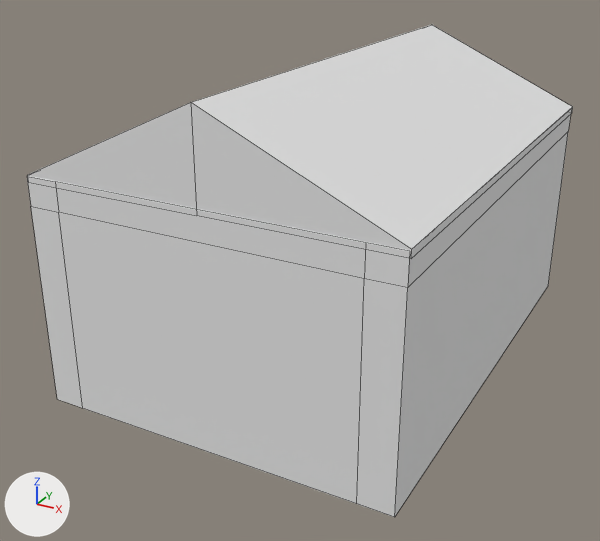
The Blender file working/subahu/Garage/Garage.blend, before and after one commit.
Camera for both pictures: a 50 mm camera at (10.62, -21.73, 12.92) aimed at (-0.65, -1.24, 2.67). Every picture has the same lights, and +X, +Y and +Z are marked at lower left. Mesh edges are drawn as thin lines.

In view in the first picture: 'Garage', 'ceiling'.
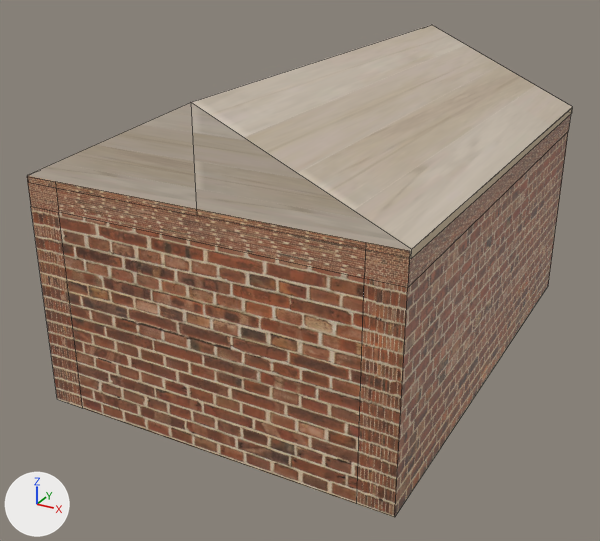
Edits to the bpy script that builds the scene:
```text
Add img_marble_tile_flooring_texture_with_marble_beige_tile_texture_ske:
    img_marble_tile_flooring_texture_with_marble_beige_tile_texture_ske = load_image('marble-tile-flooring-texture-with-marble-beige-tile-texture-ske', '_unpacked/marble-tile-flooring-texture-with-marble-beige-tile-texture-sketchup-warehouse-type02.jpg', 720, 465, 'sRGB')
Add img_bricktext_jpg:
    img_bricktext_jpg = load_image('brickText.jpg', '_unpacked/brickText.jpg', 1024, 647, 'sRGB')
Add mat_marble_tile_flooring_texture_with_marble_beige_tile_texture_ske:
    mat_marble_tile_flooring_texture_with_marble_beige_tile_texture_ske = principled_material('marble-tile-flooring-texture-with-marble-beige-tile-texture-ske')
    mat_marble_tile_flooring_texture_with_marble_beige_tile_texture_ske.texture = img_marble_tile_flooring_texture_with_marble_beige_tile_texture_ske
Add mat_bricktext_jpg:
    mat_bricktext_jpg = principled_material('brickText.jpg')
    mat_bricktext_jpg.texture = img_bricktext_jpg
Change me_cube_002:
    where me_cube_002.from_pydata(...)  # 34 vertices, 25 faces; spans x -5.21..5.2, y -7.3..7.27, z -6.55..0.1
    used by ob_garage; location = (0.0, 0.0, 6.58)
    me_cube_002 part 1: all 4 faces that had it switch from mat_material_001 (white #e7e7e7) to mat_bricktext_jpg (picture img_bricktext_jpg)
    me_cube_002 part 2: all 21 faces that had it switch from mat_material (white #e7e7e7) to mat_bricktext_jpg (picture img_bricktext_jpg)
Change me_cube_004:
    where me_cube_004.from_pydata(...)  # 15 vertices, 6 faces; spans x -5.2..5.2, y -7.27..7.27, z -0.1..2.48
    remove me_cube_004.materials.append(mat_material_001)  # white #e7e7e7
    add me_cube_004.materials.append(mat_marble_tile_flooring_texture_with_marble_beige_tile_texture_ske)  # picture img_marble_tile_flooring_texture_with_marble_beige_tile_texture_ske
```

Changed parts and their boxes [x1, y1, x2, y2] in the pictures (600 x 541 px):
'ceiling', recoloured: [28, 24, 572, 258] in both
part 1 of me_cube_002, recoloured (grey to brown): [411, 107, 573, 258] in both
part 2 of me_cube_002, recoloured (grey to brown): [27, 114, 571, 517] in both
